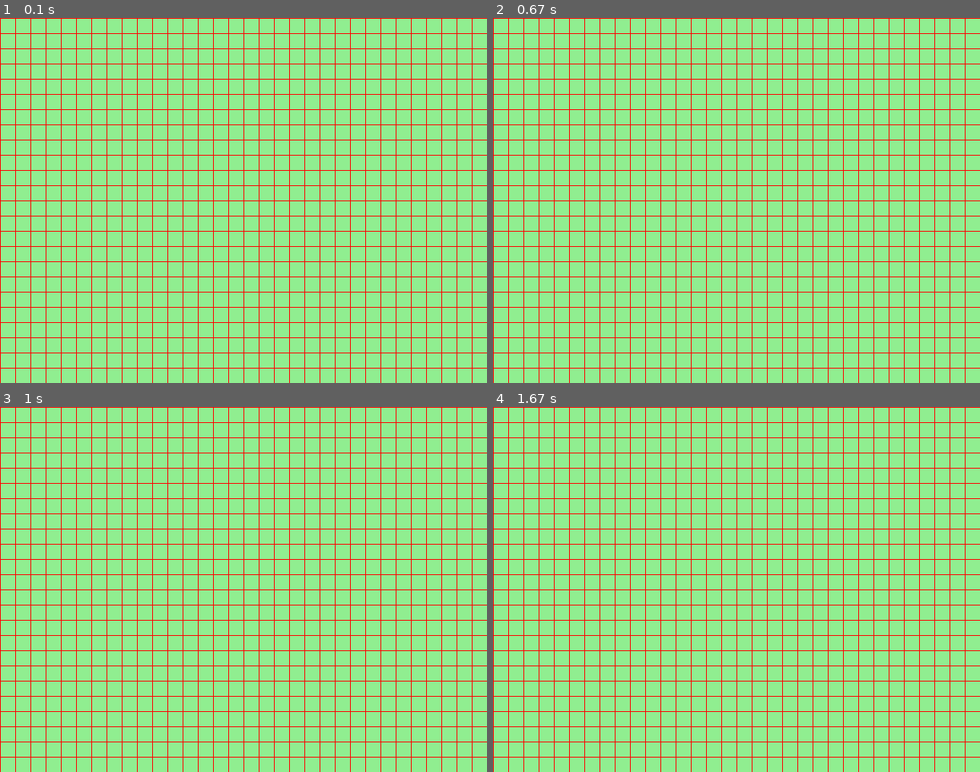
Above: before the commit, frames 1-4 (two rows, left to right).
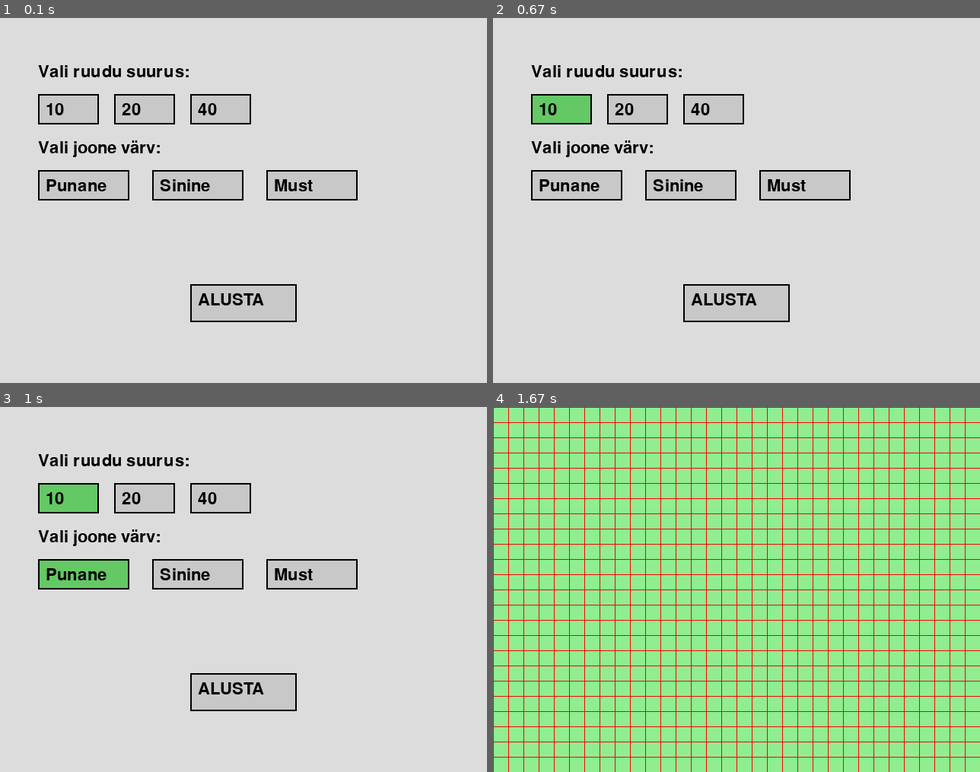
Above: after the commit, the same moments.

Repository: sTul1p/Tarkvaraarenduse-projekt
Game: pygame game, started from tsüklid ja funktsioonid/ülesanne3.py
The game is run twice, just before and just after one commit, with the same random seed, the same clock (stepped at 60 frames per second) and the same inputs.
Inputs (mouse positions are in pixels of both pictures, inside the frame that each line leads up to):
- Up to frame 1 (0.1 s): no input
- Up to frame 2 (0.67 s): click (561, 109) at 0.38 s, where only the run after the commit has a clickable "10"
- Up to frame 3 (1 s): click (82, 574) at 0.72 s, where only the run after the commit has a clickable "Punane"
- Up to frame 4 (1.67 s): click (639, 498) at 1.05 s, where only the run after the commit has a clickable "20"; click (736, 691) at 1.38 s, where only the run after the commit has a clickable "ALUSTA"

The runs differ from the first frame. In frame 1, 100% of the frame differs, in the area x 0-100%, y 0-100%; in frame 2, 100%; in frame 3, 100%; in frame 4, nothing differs.

Commit message:
uuendatud

Diff:
--- a/tsüklid ja funktsioonid/ülesanne3.py
+++ b/tsüklid ja funktsioonid/ülesanne3.py
@@ -1,41 +1,135 @@
 import pygame
 import sys
 
-def joonista_ruudustik(ekraan, ruudu_suurus=20, joone_värv=(255, 0, 0)):
+pygame.init()
+
+WIDTH, HEIGHT = 640, 480
+screen = pygame.display.set_mode((WIDTH, HEIGHT))
+pygame.display.set_caption("Ruudustiku seadistamine")
+
+font = pygame.font.SysFont(None, 32)
+
+
+#NUPU KLASS
+class Nupp:
+    def __init__(self, text, x, y, w, h, väärtus):
+        self.text = text
+        self.rect = pygame.Rect(x, y, w, h)
+        self.väärtus = väärtus
+        self.valitud = False
+
+    def joonista(self, ekraan):
+        värv = (200, 200, 200)
+        if self.valitud:
+            värv = (100, 200, 100)
+
+        pygame.draw.rect(ekraan, värv, self.rect)
+        pygame.draw.rect(ekraan, (0, 0, 0), self.rect, 2)
+
+        tekst = font.render(self.text, True, (0, 0, 0))
+        ekraan.blit(tekst, (self.rect.x + 10, self.rect.y + 10))
+
+    def kas_klikiti(self, pos):
+        return self.rect.collidepoint(pos)
+
+
+#RUUDUSTIK
+def joonista_ruudustik(ekraan, ruudu_suurus, joone_värv):
     laius, kõrgus = ekraan.get_size()
-
-    # Täidab tausta rohelisega
     ekraan.fill((144, 238, 144))
 
-    # Joonistab vertikaalsed jooned
-    x = 0
-    while x <= laius:
+    for x in range(0, laius + 1, ruudu_suurus):
         pygame.draw.line(ekraan, joone_värv, (x, 0), (x, kõrgus))
-        x += ruudu_suurus
 
-    # Joonistab horisontaalsed jooned
-    y = 0
-    while y <= kõrgus:
+    for y in range(0, kõrgus + 1, ruudu_suurus):
         pygame.draw.line(ekraan, joone_värv, (0, y), (laius, y))
-        y += ruudu_suurus
 
-def main():
-    pygame.init()
-    ekraan = pygame.display.set_mode((640, 480))
-    pygame.display.set_caption("Harjutamine")
 
-    # Muuda neid väärtusi ruudustiku muutmiseks:
-    ruudu_suurus = 20          # ruudu suurus pikslites
-    joone_värv = (255, 0, 0)
+#MENÜÜ
+def menuu():
+    clock = pygame.time.Clock()
+
+    # Ruudu suuruse nupud
+    suuruse_nupud = [
+        Nupp("10", 50, 100, 80, 40, 10),
+        Nupp("20", 150, 100, 80, 40, 20),
+        Nupp("40", 250, 100, 80, 40, 40),
+    ]
+
+    # Värvi nupud
+    värvi_nupud = [
+        Nupp("Punane", 50, 200, 120, 40, (255, 0, 0)),
+        Nupp("Sinine", 200, 200, 120, 40, (0, 0, 255)),
+        Nupp("Must", 350, 200, 120, 40, (0, 0, 0)),
+    ]
+
+    start_nupp = Nupp("ALUSTA", 250, 350, 140, 50, None)
+
+    valitud_suurus = None
+    valitud_värv = None
 
     while True:
-        for sündmus in pygame.event.get():
-            if sündmus.type == pygame.QUIT:
+        screen.fill((220, 220, 220))
+
+        # Tekstid
+        screen.blit(font.render("Vali ruudu suurus:", True, (0, 0, 0)), (50, 60))
+        screen.blit(font.render("Vali joone värv:", True, (0, 0, 0)), (50, 160))
+
+        for event in pygame.event.get():
+            if event.type == pygame.QUIT:
                 pygame.quit()
                 sys.exit()
 
-        joonista_ruudustik(ekraan, ruudu_suurus, joone_värv)
+            if event.type == pygame.MOUSEBUTTONDOWN:
+                pos = pygame.mouse.get_pos()
+
+                # Suurus
+                for nupp in suuruse_nupud:
+                    if nupp.kas_klikiti(pos):
+                        valitud_suurus = nupp.väärtus
+                        for n in suuruse_nupud:
+                            n.valitud = False
+                        nupp.valitud = True
+
+                # Värv
+                for nupp in värvi_nupud:
+                    if nupp.kas_klikiti(pos):
+                        valitud_värv = nupp.väärtus
+                        for n in värvi_nupud:
+                            n.valitud = False
+                        nupp.valitud = True
+
+                # Start
+                if start_nupp.kas_klikiti(pos):
+                    if valitud_suurus and valitud_värv:
+                        return valitud_suurus, valitud_värv
+
+        # Joonista nupud
+        for nupp in suuruse_nupud:
+            nupp.joonista(screen)
+
+        for nupp in värvi_nupud:
+            nupp.joonista(screen)
+
+        start_nupp.joonista(screen)
+
         pygame.display.flip()
+        clock.tick(60)
+
+
+#MAIN
+def main():
+    ruudu_suurus, joone_värv = menuu()
+
+    while True:
+        for event in pygame.event.get():
+            if event.type == pygame.QUIT:
+                pygame.quit()
+                sys.exit()
+
+        joonista_ruudustik(screen, ruudu_suurus, joone_värv)
+        pygame.display.flip()
+
 
 if __name__ == "__main__":
     main()
